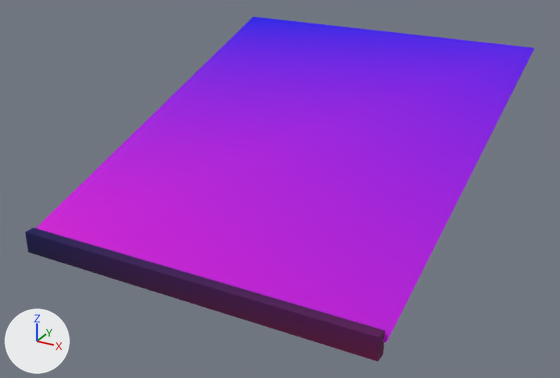
The glTF model assets/kit/roof_shed_4m.glb, before and after one commit.
Camera for both pictures: a 50 mm lens placed at (3.88, -5.54, 7.8), pointed at (-0.1, 1.69, 4.19). Lighting does not change. The marker at lower left points along +X, +Y and +Z. The first picture is the older version. Vertices at exactly the same position are counted once.

Before the edit, the objects in view are built like this:
```python
mat_m_roof = bpy.data.materials.new('M_roof')
mat_m_roof.use_nodes = True; mat_m_roof.node_tree.nodes.clear()
_N = mat_m_roof.node_tree.nodes; _L = mat_m_roof.node_tree.links
n0 = _N.new('ShaderNodeBsdfPrincipled'); n0.name = 'Principled BSDF'
n0.inputs[2].default_value = 0.9  # 'Roughness'
n1 = _N.new('ShaderNodeOutputMaterial'); n1.name = 'Material Output'
n2 = _N.new('ShaderNodeMix'); n2.name = 'Mix'
n2.data_type = 'RGBA'
n2.blend_type = 'MULTIPLY'
n2.inputs[0].default_value = 1.0  # 'Factor'
n2.inputs[7].default_value = (0.8, 0.8, 0.8, 1.0)  # 'B', white #e7e7e7
n3 = _N.new('ShaderNodeVertexColor'); n3.name = 'Color Attribute'
_L.new(n0.outputs[0], n1.inputs[0])  # 'BSDF' to 'Surface'
_L.new(n2.outputs[2], n0.inputs[0])  # 'Result' to 'Base Color'
_L.new(n3.outputs[0], n2.inputs[6])  # 'Color' to 'A'
me_roof_fascia = bpy.data.meshes.new('roof_fascia')
me_roof_fascia.from_pydata(...)  # a box spanning x -2.0..2.0, y -0.42..-0.3, z 3.86..4.1
me_roof_fascia.materials.append(mat_m_wood)
me_roof_slope = bpy.data.meshes.new('roof_slope')
me_roof_slope.from_pydata(...)  # 4 vertices, 2 faces; spans x -2.04..2.04, y -0.35..4.4, z 4.02..5.52
me_roof_slope.materials.append(mat_m_roof)
ob_roof_fascia = bpy.data.objects.new('roof_fascia', me_roof_fascia)
ob_roof_fascia.location = (0.0, 0.0, 0.0)
ob_roof_slope = bpy.data.objects.new('roof_slope', me_roof_slope)
ob_roof_slope.location = (0.0, 0.0, 0.0)
```
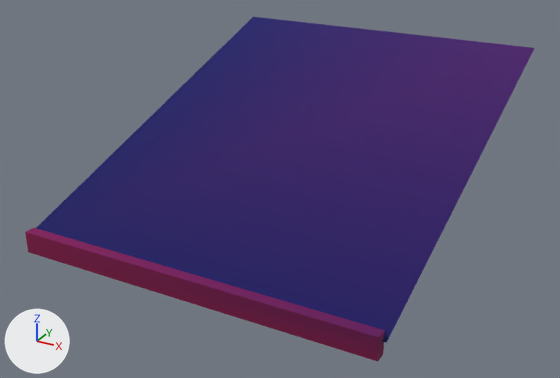
Edits to the bpy script that builds the scene:
```text
Change mat_m_roof:
    where n2 = _N.new('ShaderNodeMix'); n2.name = 'Mix'
    n2.inputs[7].default_value: (0.8, 0.8, 0.8, 1.0) -> (0.14, 0.13, 0.14, 1.0)  # 'B', white #e7e7e7 -> 'B', dark grey #696569
Change me_roof_slope:
    where me_roof_slope.from_pydata(...)  # 4 vertices, 2 faces; spans x -2.04..2.04, y -0.35..4.4, z 4.02..5.52
    used by ob_roof_slope; location = (0.0, 0.0, 0.0)
    me_roof_slope part 1: 2 faces centred in x -0.68..0.68, y 1.23..2.82, z 4.52..5.02 are repainted in the vertex colours; the middle colour goes from pink #cb00e9 to blue #2c00e9
Change me_roof_fascia:
    where me_roof_fascia.from_pydata(...)  # 8 vertices, 12 faces; spans x -2.0..2.0, y -0.42..-0.3, z 3.86..4.1
    used by ob_roof_fascia; location = (0.0, 0.0, 0.0)
    me_roof_fascia part 2: 6 faces centred in x -0.67..2.0, y -0.42..-0.3, z 3.86..4.02 are repainted in the vertex colours; the middle colour goes from pink #a300b2 to pink #d000bd
    me_roof_fascia part 3: 4 faces centred in x -2.0..-0.67, y -0.42..-0.3, z 3.94..4.02 are repainted in the vertex colours; the middle colour goes from blue #0000ec to pink #e500ce
    me_roof_fascia part 4: 2 faces centred in x -0.67..0.67, y -0.38..-0.34, z 4.1 are repainted in the vertex colours; the middle colour goes from purple #6f00ec to purple #d200ff
```

Pixel boxes [x1, y1, x2, y2] of what changed, in the pictures (560 x 378 px):
'roof_slope', surface changed, recoloured (purple to blue): [36, 17, 535, 343] in both
part 2 of me_roof_fascia, recoloured: [32, 253, 385, 361] in both
part 3 of me_roof_fascia, recoloured: [25, 232, 376, 337] in both
part 4 of me_roof_fascia, recoloured: [26, 228, 385, 337] in both
